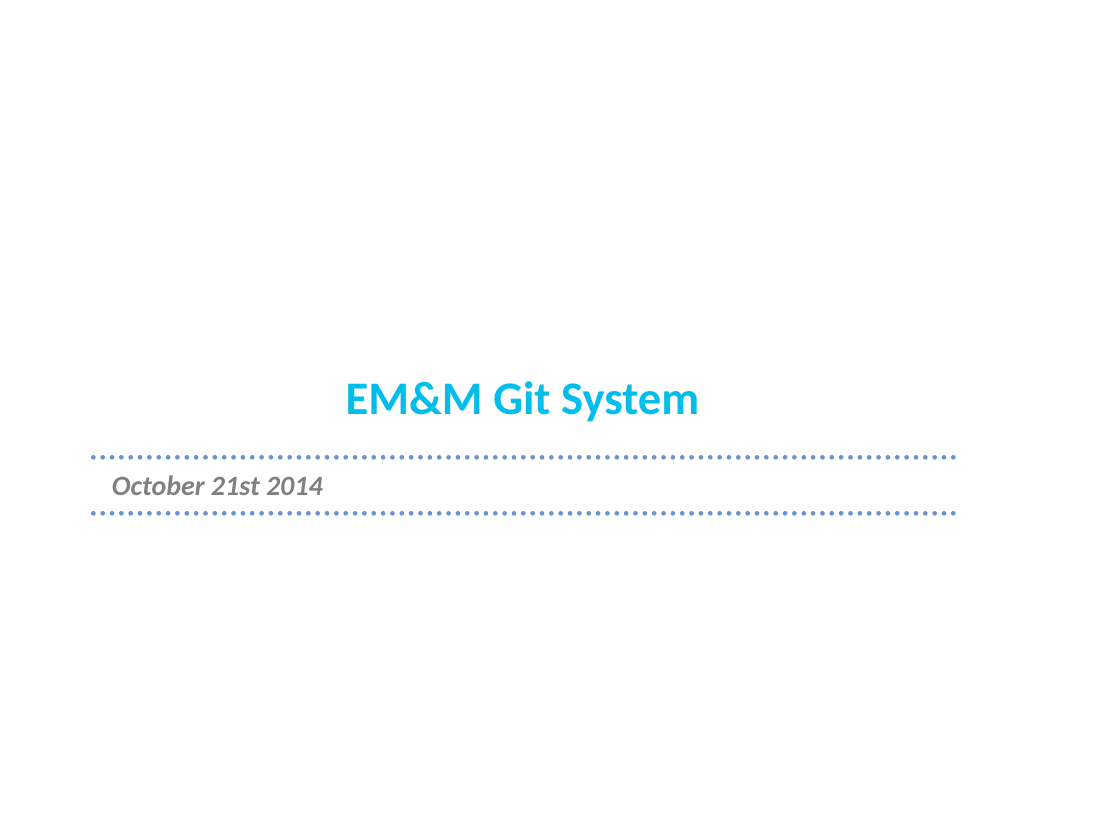
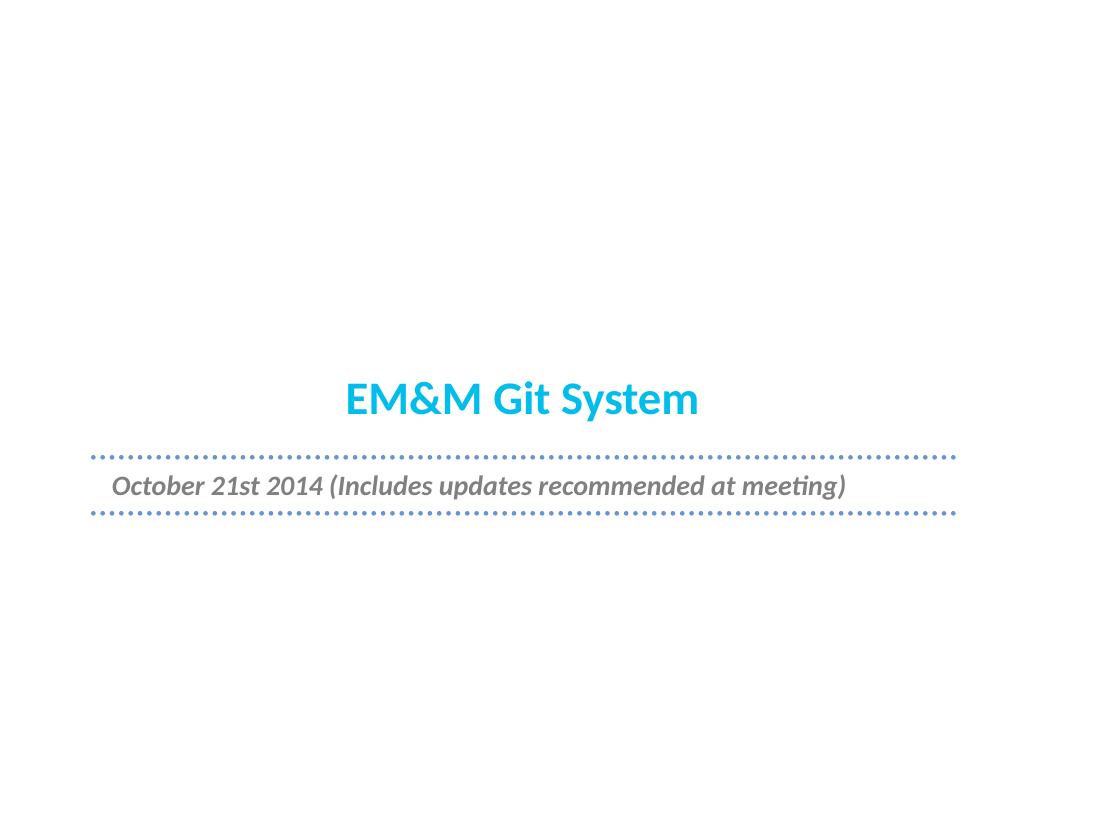
Before and after one commit to cmguy/General-GitSystem, a slide deck: slide 1 of doc/EMM_GitSystem.pptx. Drawn at 1120x840 pixels with LibreOffice and Linux fonts; fonts in the diff are those of the drawing; background and template pictures are left out. Boxes give left, top, right and bottom in pixels: in the first picture for what was removed or moved away, otherwise in the second. Text is boxed around its words. In the diff, an @@ line names an element or a change of style, - is before the commit and + after.

Commit message:
Updates for branch definitions. Includes Admin and User Guide and testing.

```diff
--- a/doc/EMM_GitSystem.pptx
+++ b/doc/EMM_GitSystem.pptx
@@ text at bbox=[112, 474, 846, 500]: text changed @@
-October 21st 2014
+October 21st 2014 (Includes updates recommended at meeting)
```
Also in this commit, not shown: 7 other slides changed, 2 slides added, 10 other files.
